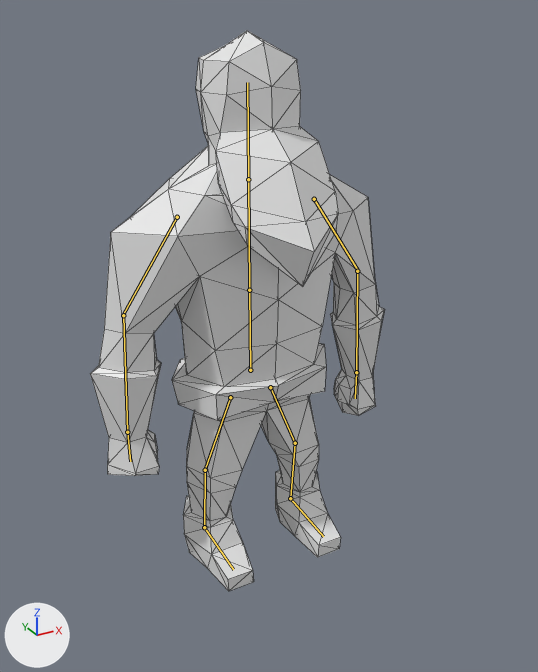
Renders of the Blender file Animations/WarriorFishing.blend from each side of a commit.
Before and after are seen from a camera (50 mm lens) standing at (-5.37, -10.34, 9.2) and looking at (0.05, -0.48, 4.27). The lights are fixed; the arrows at lower left show +X, +Y and +Z. The bones that bend it are drawn over the model as lines. Mesh edges are drawn as thin lines.
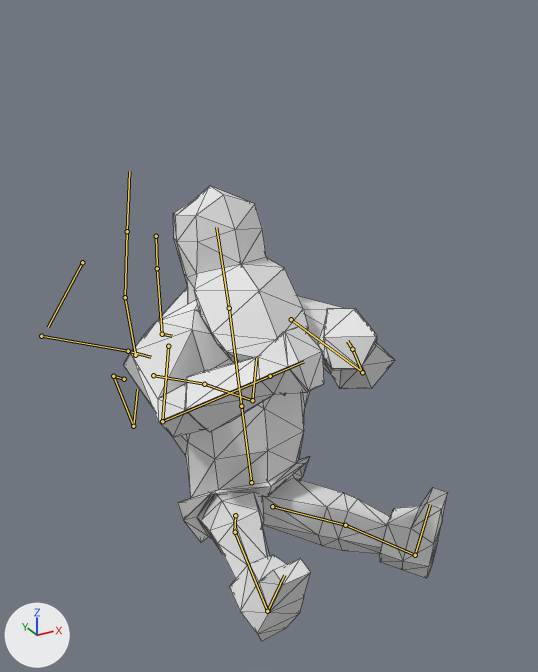
Commit message: fishing animation improvements

The newer file adds an action. The first version stands in its rest pose; the second is drawn at frame 50 of the action 'ArmatureAction.001'.

Where the change shows, as pixel boxes [x1, y1, x2, y2] in the pictures (538 x 672 px):
'Cube.008', posed (10% wider, 19% shorter): before [90, 31, 385, 591]; after [124, 186, 448, 642]
bone 'Root', root to tip: before (250, 370) to (249, 290); after (251, 482) to (241, 406)
bone 'Chest', root to tip: before (249, 290) to (248, 179); after (241, 406) to (229, 308)
bone 'Shoulder.R', root to tip: before (177, 217) to (123, 315); after (168, 346) to (162, 421)
bone 'Arm.R', root to tip: before (123, 315) to (127, 432); after (162, 421) to (270, 376)
bone 'Shoulder.L', root to tip: before (314, 199) to (358, 270); after (291, 319) to (362, 372)
bone 'Arm.L', root to tip: before (357, 271) to (356, 372); after (362, 372) to (352, 349)
bone 'Head', root to tip: before (248, 179) to (247, 82); after (229, 308) to (216, 227)
bone 'Leg.R', root to tip: before (230, 397) to (205, 469); after (235, 515) to (234, 532)
bone 'Calf.R', root to tip: before (205, 470) to (204, 527); after (235, 532) to (267, 611)
bone 'Foot.R', root to tip: before (204, 527) to (233, 569); after (267, 611) to (284, 575)
bone 'Leg.L', root to tip: before (270, 387) to (295, 443); after (272, 506) to (345, 525)
bone 'Calf.L', root to tip: before (295, 443) to (290, 498); after (345, 525) to (415, 555)

The change in detail:
Bone 'Root' (bone_root) moves from (0.0, 0.0, 0.0) to (0.0, -2.36, 0.0).
Bone 'Root' (bone_root) turns from (0, 0, 0) to (-15, 0, 0) degrees about its own x, y and z.
Bone 'Chest' (bone_chest) turns from (0, 0, 0) to (2, 0, 0) degrees about its own x, y and z.
Bone 'Shoulder.R' (bone_shoulder_r) turns from (0, 0, 0) to (26, -4, -45) degrees about its own x, y and z.
Bone 'Arm.R' (bone_arm_r) turns from (0, 0, 0) to (-85, 5, -16) degrees about its own x, y and z.
Bone 'Shoulder.L' (bone_shoulder_l) turns from (0, 0, 0) to (-17, 24, 41) degrees about its own x, y and z.
Bone 'Arm.L' (bone_arm_l) turns from (0, 0, 0) to (-90, -19, 9) degrees about its own x, y and z.
Bone 'Head' (bone_head) turns from (0, 0, 0) to (2, 0, 3) degrees about its own x, y and z.
Bone 'Leg.R' (bone_leg_r) moves from (0.0, 0.0, 0.0) to (-0.05, 0.11, -0.03).
Bone 'Leg.R' (bone_leg_r) turns from (0, 0, 0) to (92, 44, -1) degrees about its own x, y and z.
Bone 'Calf.R' (bone_calf_r) turns from (0, 0, 0) to (59, 10, -5) degrees about its own x, y and z.
Bone 'Foot.R' (bone_foot_r) turns from (0, 0, 0) to (15, 0, 0) degrees about its own x, y and z.
Bone 'Leg.L' (bone_leg_l) moves from (0.0, 0.0, 0.0) to (0.08, 0.18, 0.06).
Bone 'Leg.L' (bone_leg_l) turns from (0, 0, 0) to (-27, -25, 69) degrees about its own x, y and z.
Bone 'Calf.L' (bone_calf_l) turns from (0, 0, 0) to (0, -3, -15) degrees about its own x, y and z.
